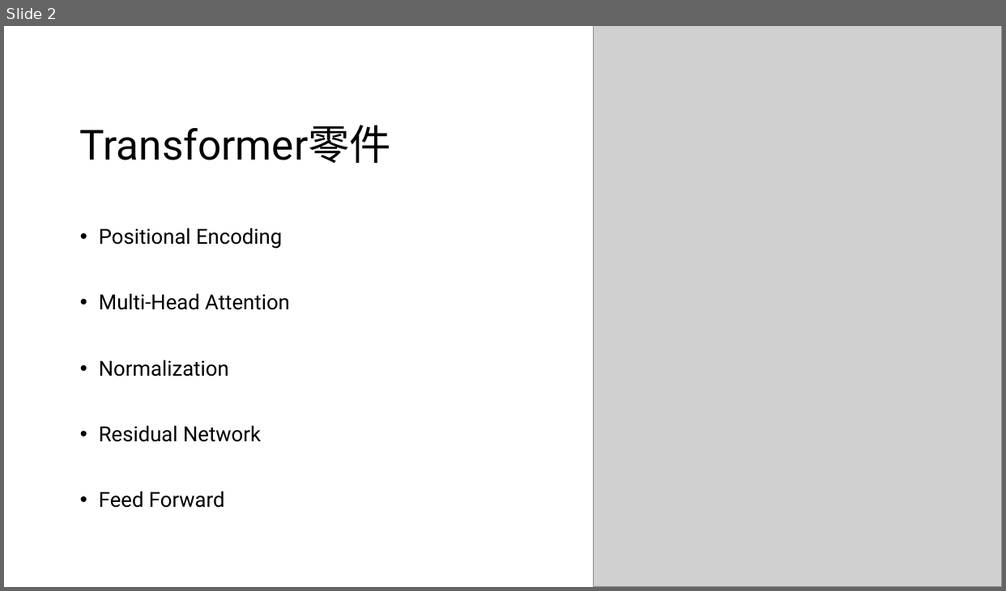
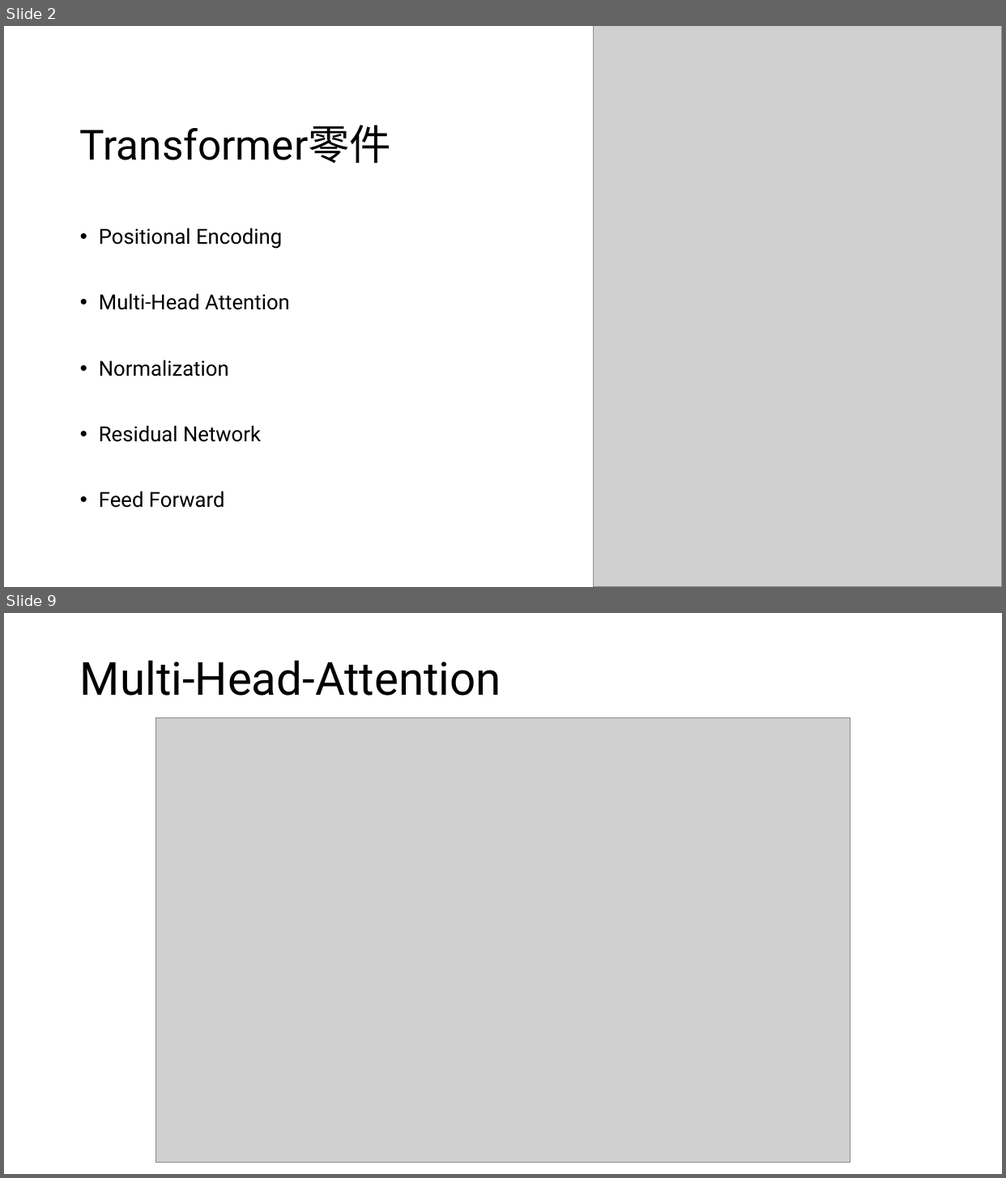
Before and after one commit to maxjiang323/GDG_NTPU_LLM_Lecture, a slide deck: Day3/Day3.pptx. Shown one above the other, each under a label of ours: slide 2 before the commit, slides 2 and 9 after it; the slides between them are not shown. The pictures are 1006x591 and 1006x1178 pixels, drawn with LibreOffice and Linux fonts; fonts in the diff are those of the drawing; grey boxes stand for pictures. Boxes give left, top, right and bottom in pixels: in the first picture for what was removed or moved away, otherwise in the second. Text is boxed around its words. In the diff, an @@ line names an element or a change of style, - is before the commit and + after.

```diff
--- a/Day3/Day3.pptx
+++ b/Day3/Day3.pptx
@@ slide 9 added at (4, 613, 1002, 1174), background #FFFFFF @@
@@ title added at (80, 660, 501, 696), 44 pt, text #000000 @@
+Multi-Head-Attention
@@ picture added at (156, 717, 850, 1162) @@
```
Also in this commit, not shown: 5 slides changed, 7 other slides added, 1 slide removed, 2 other files.
